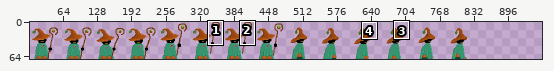
A sprite sheet gets an edit: assets/Chi.png. The picture above shows the old version from afar; the outline marks the close-up.
Close-up. Earlier state:
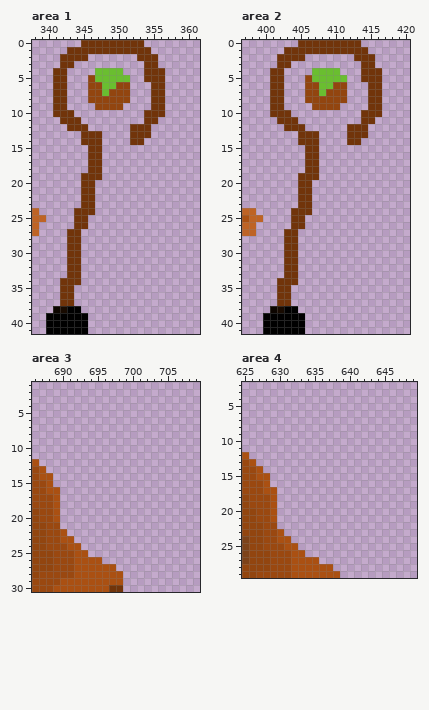
The file is 880x70 pixels. Colours within 5 levels of each other are drawn and written as one. Shown: area 1: x 338..361, y 0..41; area 2: x 397..420, y 0..41; area 3: x 686..709, y 1..30; area 4: x 625..649, y 2..29. The old version is drawn lined up with the new one, on the new canvas. The wide view leaves out empty margins. The commit also changed other parts of the picture, which this record leaves out.
After:
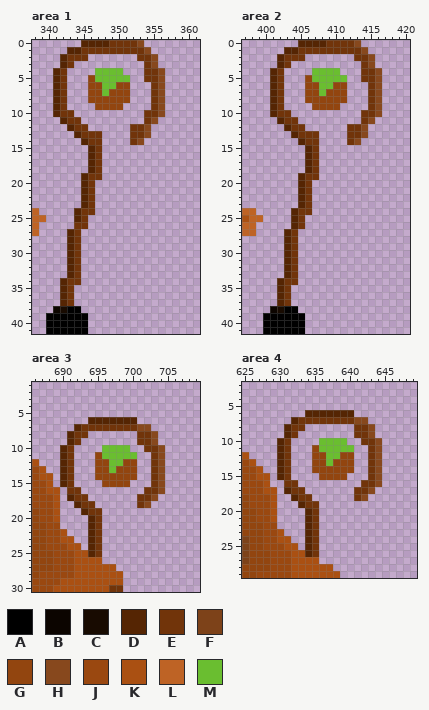
Palette (. is transparent): A #000000  B #0c0500  C #180b01  D #552503  E #71340a  F #7d4219  G #92450f  H #87481d  J #9a4810  K #aa5012  L #be6325  M #6abe30
What changed:
canvas 880x70 -> 960x70
Changed rows in their new state; - is an unchanged pixel.
Area 1:
first column x 341:
 0 ----DDDD----H---
 1 --DD---------H--
 2 -D------------H-
 3 -D------------H-
 4 D--------------H
 5 D--------------H
 6 D--------------H
 7 D--------------H
 8 D--------------H
 9 D--------------H
10 D--------------H
11 -D------------H-
12 --D----------H--
13 ---D---------H--
14 ----D-------H---
15 -----D----------
16 -----D----------
17 -----D----------
18 -----D----------
19 ----D-----------
20 ----D-----------
21 ----D-----------
22 ----D-----------
23 ----D-----------
24 ---D------------
25 ---D------------
27 --D-------------
28 --D-------------
29 --D-------------
30 --D-------------
31 --D-------------
32 --D-------------
33 --D-------------
34 -D--------------
35 -D--------------
36 -D--------------
37 -D--------------
Area 2:
first column x 401:
 0 ----DDDD----H---
 1 --DD---------H--
 2 -D------------H-
 3 -D------------H-
 4 D--------------H
 5 D--------------H
 6 D--------------H
 7 D--------------H
 8 D--------------H
 9 D--------------H
10 D--------------H
11 -D------------H-
12 --D----------H--
13 ---D---------H--
14 ----D-------H---
15 -----D----------
16 -----D----------
17 -----D----------
18 -----D----------
19 ----D-----------
20 ----D-----------
21 ----D-----------
22 ----D-----------
23 ----D-----------
24 ---D------------
25 ---D------------
26 ---D------------
27 --D-------------
28 --D-------------
29 --D-------------
30 --D-------------
31 --D-------------
32 --D-------------
33 --D-------------
34 -D--------------
35 -D--------------
36 -D--------------
37 -D--------------
Area 3:
first column x 690:
 6 ----DDDDDDD----
 7 --DEEEEEEEEHH--
 8 -DEE-------EEH-
 9 -DE--------EEH-
10 DE----MMMM--EEH
11 DE---GMMMMM--EH
12 DE---GGMMGG--EH
13 DE---GGMGGG--EH
14 DE---GGGGGG--EH
15 DE----GGGG---EH
16 -EE---------EEH
17 -DEE-------EEH-
18 --DEE------EH--
19 ---DEE---------
20 ----DE---------
21 ----DE---------
22 ----DE---------
23 ----DE---------
24 ----DE---------
25 ----DE---------
Area 4:
first column x 630:
 6 ----DDDDDDD----
 7 --DEEEEEEEEHH--
 8 -DEE-------EEH-
 9 -DE--------EEH-
10 DE----MMMM--EEH
11 DE---GMMMMM--EH
12 DE---GGMMGG--EH
13 DE---GGMGGG--EH
14 DE---GGGGGG--EH
15 DE----GGGG---EH
16 -EE---------EEH
17 -DEE-------EEH-
18 --DEE------EH--
19 ---DEE---------
20 ----DE---------
21 ----DE---------
22 ----DE---------
23 ----DE---------
24 ----DE---------
25 ----DE---------
26 ----DE---------
Boxes around the changes in both close-ups, in picture pixels (x1, y1, x2, y2):
changed: (53, 40, 109, 306)
changed: (137, 40, 165, 145)
changed: (270, 40, 326, 306)
changed: (354, 40, 382, 145)
added: (60, 417, 165, 557)
added: (277, 410, 382, 557)
